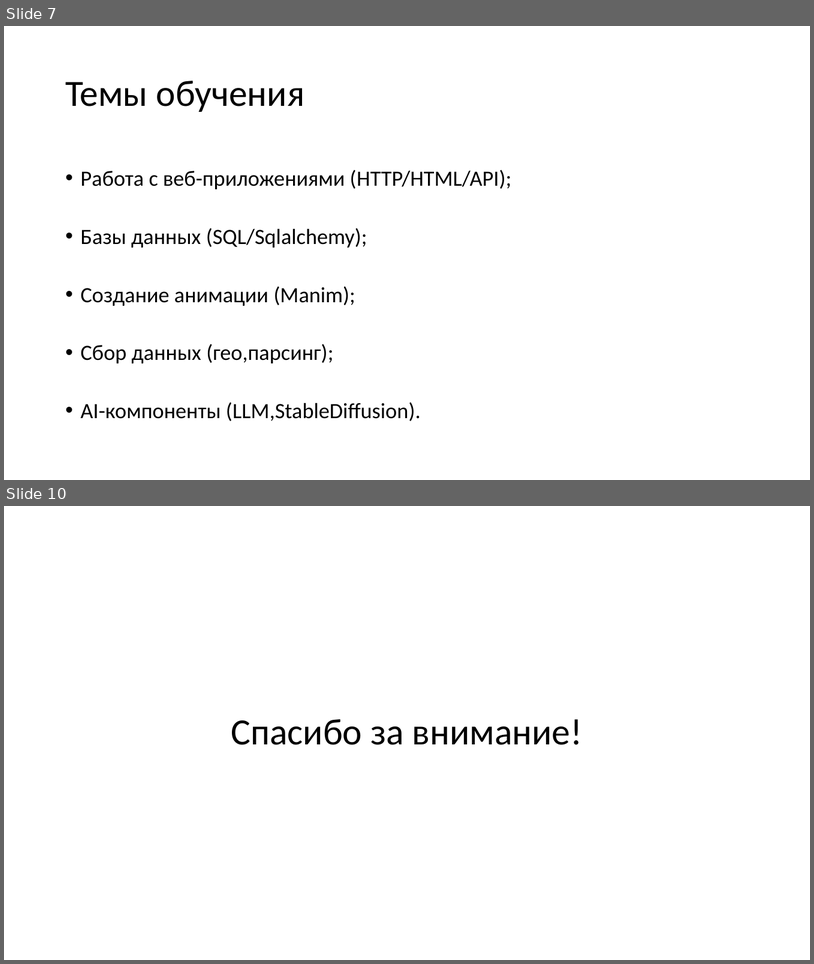
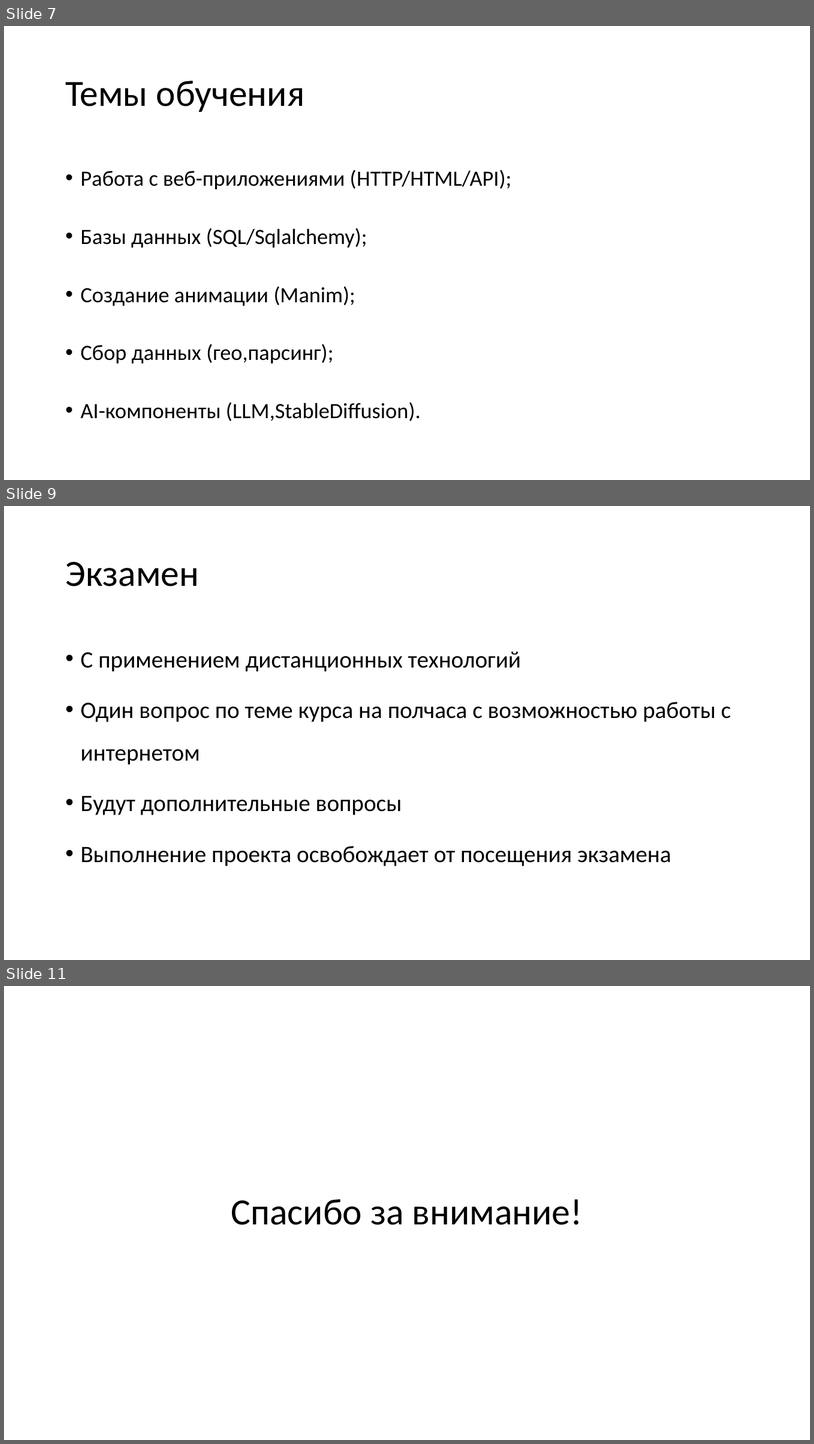
Before and after one commit to PedagogicEducationMIPT/Presentations, a slide deck: intro/Введение.pptx. Shown one above the other, each under a label of ours: slides 7 and 10 before the commit, slides 7, 9 and 11 after it; the slides between them are not shown. The pictures are 814x964 and 814x1444 pixels, drawn with LibreOffice and Linux fonts; fonts in the diff are those of the drawing. Boxes give left, top, right and bottom in pixels: in the first picture for what was removed or moved away, otherwise in the second. Text is boxed around its words. In the diff, an @@ line names an element or a change of style, - is before the commit and + after.

```diff
--- a/intro/Введение.pptx
+++ b/intro/Введение.pptx
@@ slide 9 added at (4, 506, 810, 960), background #FFFFFF @@
@@ title added at (65, 562, 199, 586), 44 pt, text #000000 @@
+Экзамен
@@ text added at (81, 651, 732, 866), 28 pt, text #000000 @@
+• С применением дистанционных технологий
+• Один вопрос по теме курса на полчаса с возможностью работы с интернетом
+• Будут дополнительные вопросы
+• Выполнение проекта освобождает от посещения экзамена
@@ what was slide 10 is now slide 11 @@
```
Also in this commit, not shown: 6 slides changed, 43 other files.
